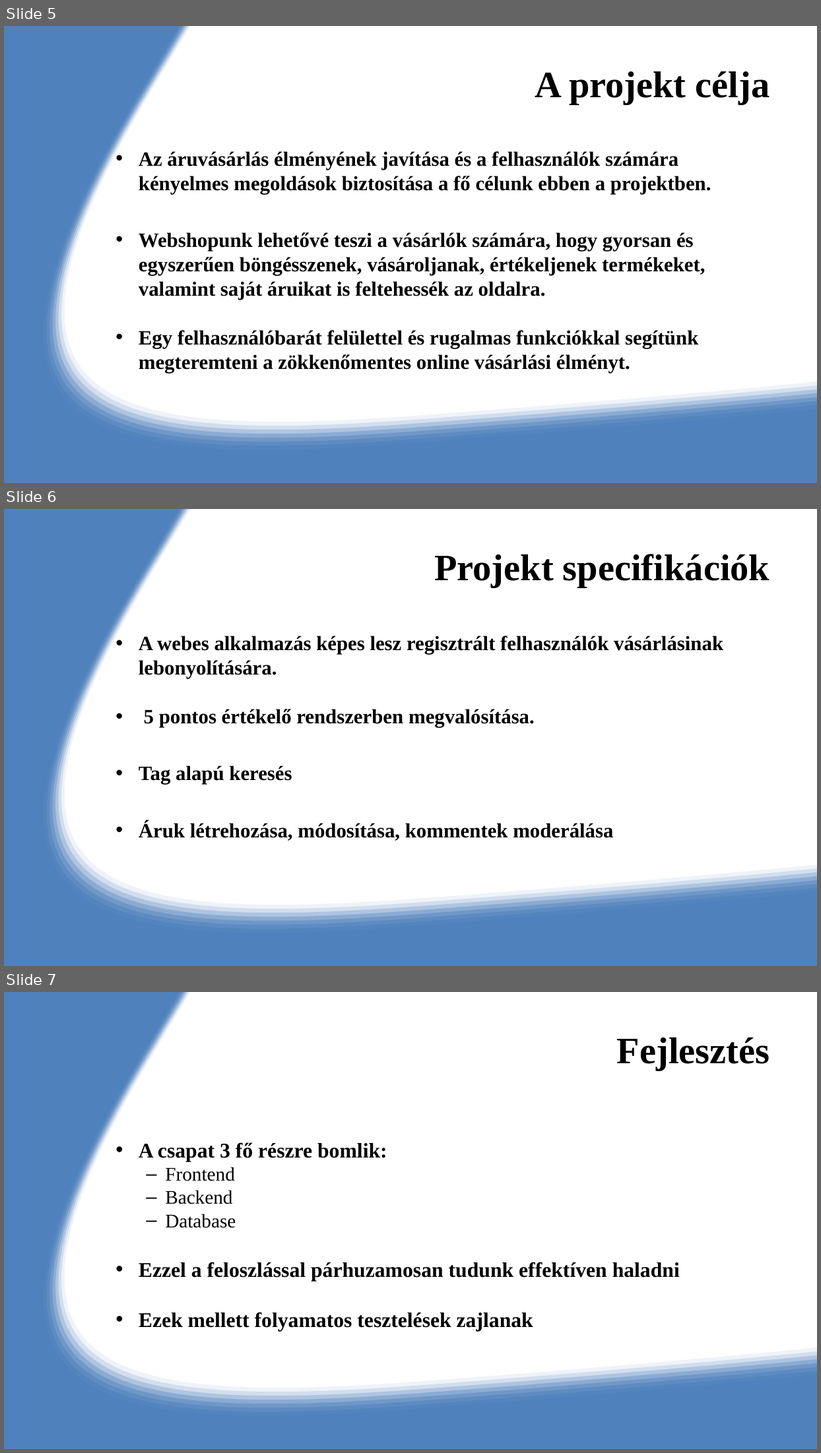
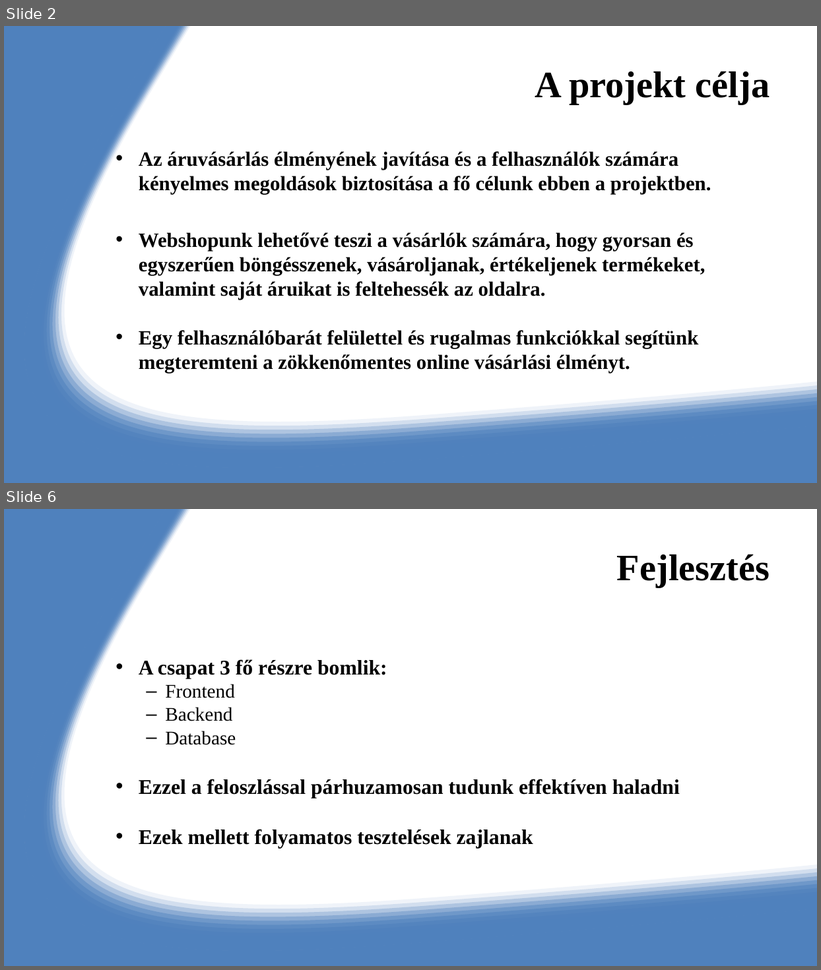
Before and after one commit to NoSignificantFrustration/RF1, a slide deck: Projekt_bemutatás.pptx. Shown one above the other, each under a label of ours: slides 5, 6 and 7 before the commit, slides 2 and 6 after it; the slides between them are not shown. The pictures are 821x1453 and 821x970 pixels, drawn with LibreOffice and Linux fonts; fonts in the diff are those of the drawing. Boxes give left, top, right and bottom in pixels: in the first picture for what was removed or moved away, otherwise in the second. Text is boxed around its words. In the diff, an @@ line names an element or a change of style, - is before the commit and + after.

```diff
--- a/Projekt_bemutatás.pptx
+++ b/Projekt_bemutatás.pptx
@@ slide 6 removed at box(4, 509, 817, 966), background #FFFFFF; not listed: 12 template elements that a slide beside it also shows @@
@@ title removed at box(434, 554, 770, 588) @@
-Projekt specifikációk
@@ text removed at box(139, 636, 723, 841) @@
-• A webes alkalmazás képes lesz regisztrált felhasználók vásárlásinak lebonyolítására.
-• 5 pontos értékelő rendszerben megvalósítása.
-• Tag alapú keresés
-• Áruk létrehozása, módosítása, kommentek moderálása
@@ what was slide 5 is now slide 2 @@
@@ what was slide 7 is now slide 6 @@
```
Also in this commit, not shown: 5 slides changed, 2 other slides removed.
